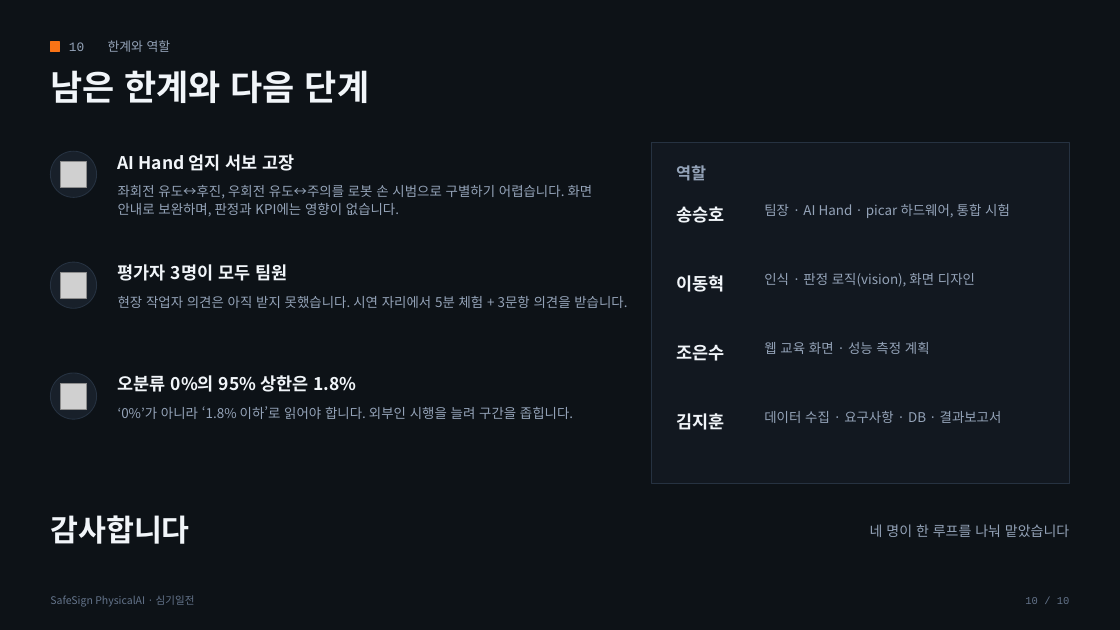
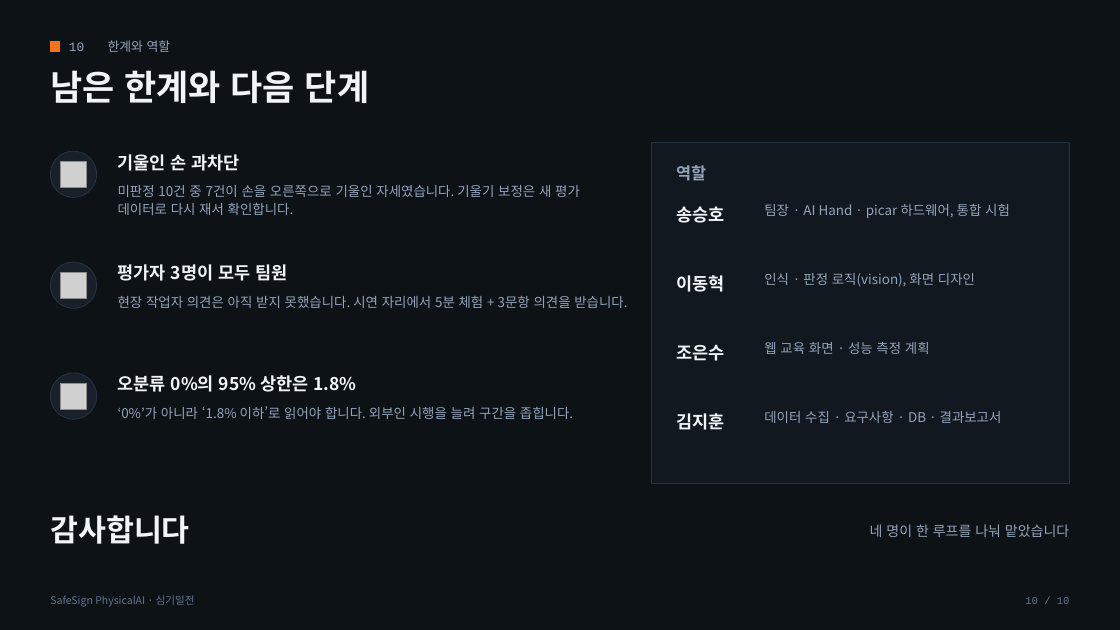
Before and after one commit to Lee35678/SafeSign_PhysicalAI, a slide deck: slide 10 of document/21_발표자료.pptx. Drawn at 1120x630 pixels with LibreOffice and Linux fonts; fonts in the diff are those of the drawing; grey boxes stand for pictures. Boxes give left, top, right and bottom in pixels: in the first picture for what was removed or moved away, otherwise in the second. Text is boxed around its words. In the diff, an @@ line names an element or a change of style, - is before the commit and + after.

Commit message:
docs: AI Hand 엄지 서보 고장 내용을 산출물·코드에서 삭제 (20 결과보고서 docx 추가, 21 발표자료 10장 한계 교체)

```diff
--- a/document/21_발표자료.pptx
+++ b/document/21_발표자료.pptx
@@ text at [118, 154, 240, 171]: text changed @@
-AI Hand 엄지 서보 고장
+기울인 손 과차단
@@ text at [118, 185, 580, 215]: text changed @@
-좌회전 유도↔후진, 우회전 유도↔주의를 로봇 손 시범으로 구별하기 어렵습니다. 화면 안내로 보완하며, 판정과 KPI에는 영향이 없습니다.
+미판정 10건 중 7건이 손을 오른쪽으로 기울인 자세였습니다. 기울기 보정은 새 평가 데이터로 다시 재서 확인합니다.
```
Also in this commit, not shown: 22 other files.
